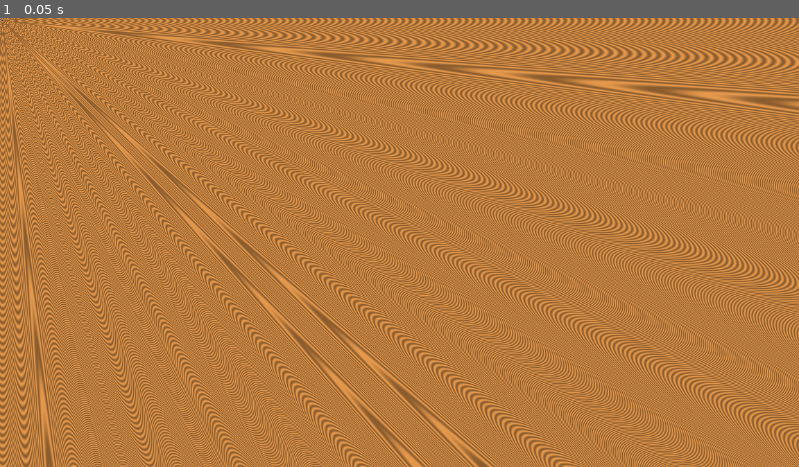
Above: before the commit, frame 1.
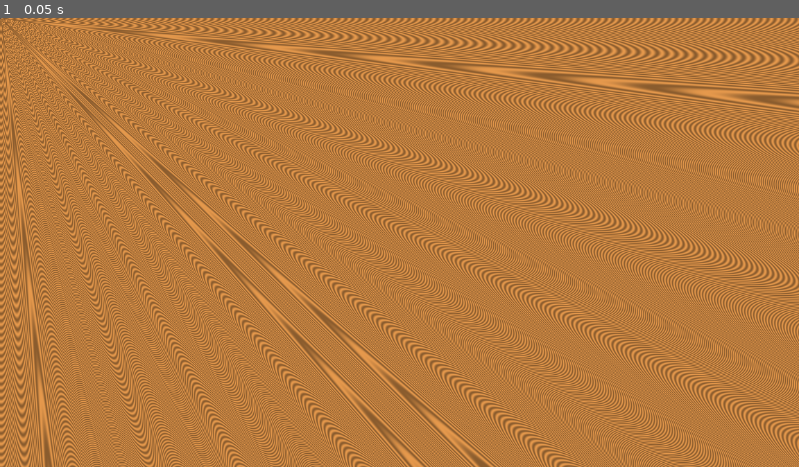
Above: after the commit, the same moment.

Repository: get-shwifty/ld54bis
Game: Godot game, scene res://logic/level/shader_test_scene.tscn
The game is run twice, just before and just after one commit, with the same random seed, the same clock (stepped at 60 frames per second) and the same inputs. This scene is started directly instead of the project's main scene. The engine's default icon, where the game draws it, is replaced by a stand-in: a white triangle on a blue panel in a dark square.
Inputs:
- Up to frame 1 (0.05 s): no input

The runs differ from the first frame. In frame 1, 40% of the frame differs, in the area x 0-100%, y 0-100%.

Commit message:
uniform for elastic points

Diff:
--- a/art/shaders/global_shader.gdshader
+++ b/art/shaders/global_shader.gdshader
@@ -9,6 +9,9 @@
 uniform sampler2D gradient_outside;
 
 const int ELASTIC_MAX_POINTS = 10;
+uniform vec2 elastic_points[ELASTIC_MAX_POINTS];
+uniform int elastic_current_points_number;
+
 
 void vertex(){
     world_position = (MODEL_MATRIX * vec4(VERTEX,0.0,1.0)).xy;
@@ -37,17 +40,7 @@
 void fragment() {
     vec3 c = textureLod(screen_texture, SCREEN_UV, 0.0).rgb;
 
-	vec2 pA = vec2(-0.8,  0.7);
-    vec2 pB = vec2( 4.0, 4.0);
-    vec2 pC = vec2( 1.0, -0.4);
-    vec2 pD = vec2( 0.0, -1.2);
-    vec2 pE = vec2(-1.0, -0.6);
-
-	vec2 edges[ELASTIC_MAX_POINTS];
-	edges[0] = pA;
-	edges[1] = pB;
-	edges[2] = pC;
-	float d = sdPolygon(edges,3,world_position);
+	float d = sdPolygon(elastic_points, elastic_current_points_number, world_position);
 
 
 
--- a/art/shaders/global_shader.tres
+++ b/art/shaders/global_shader.tres
@@ -4,3 +4,5 @@
 
 [resource]
 shader = ExtResource("1_mu2gq")
+shader_parameter/elastic_points = PackedVector2Array(1, 1, 2, 1, -1, -2)
+shader_parameter/elastic_current_points_number = 3
